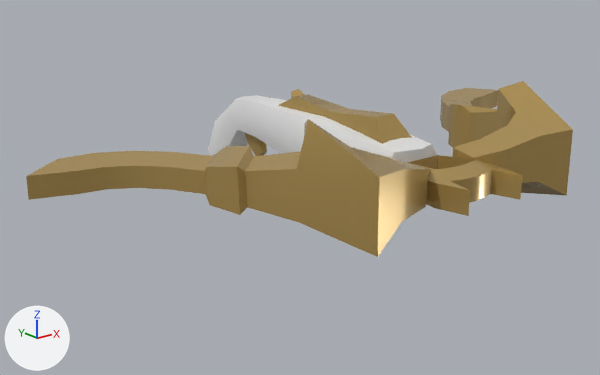
Two versions of the glTF model assets/gear/dungeon/crossbow_rare.glb, one commit apart.
Rendered twice from a 50 mm lens placed at (-0.925, -1.359, 0.368), pointed at (-0.051, -0.266, -0.069). Every picture has the same lights, and +X, +Y and +Z are marked at lower left. The first picture is the older version. Vertices at exactly the same position are counted once.

Before the edit, the objects in view are built like this:
```python
me_cube_4448 = bpy.data.meshes.new('Cube.4448')
me_cube_4448.from_pydata(...)  # 278 vertices, 528 faces; spans x -0.522..0.522, y -0.65..0.09, z -0.114..0.122
# faces by material slot: [120, 408]
me_cube_4448.materials.append(mat_white)  # white #e7e7e7
me_cube_4448.materials.append(mat_gold)  # orange #bb9c5c
ob_crossbow_rare = bpy.data.objects.new('crossbow_rare', me_cube_4448)
ob_crossbow_rare.location = (0.0, 0.0, 0.0)
```
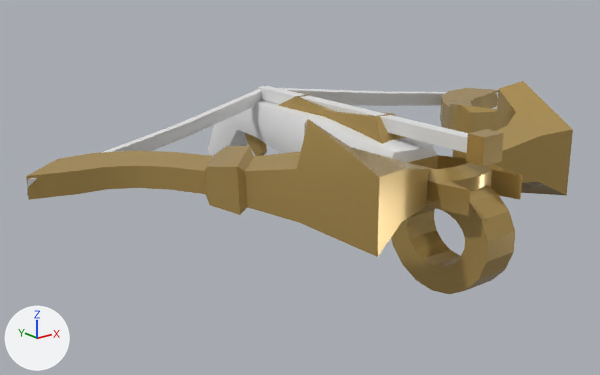
Boxes [x1, y1, x2, y2] around the edits, measured in the pictures (600 x 375 px):
'crossbow_rare', reshaped (21% taller)
    before: [26, 81, 573, 257]
    after: [26, 81, 573, 294]
part 1 of me_cube_4448, added
    after: [258, 86, 468, 153]
part 2 of me_cube_4448, added (orange)
    after: [466, 129, 504, 166]
part 3 of me_cube_4448, added (orange)
    after: [391, 185, 515, 294]
part 4 of me_cube_4448, added
    after: [27, 88, 498, 196]

The change, as a diff of the scene's bpy script:
```diff
--- a/assets/gear/dungeon/crossbow_rare.glb.py
+++ b/assets/gear/dungeon/crossbow_rare.glb.py
@@ me_cube_4448 @@
 # used by ob_crossbow_rare; location = (0.0, 0.0, 0.0)
-me_cube_4448.from_pydata(...)  # 278 vertices, 528 faces; spans x -0.522..0.522, y -0.65..0.09, z -0.114..0.122
+me_cube_4448.from_pydata(...)  # 390 vertices, 738 faces; spans x -0.522..0.522, y -0.666..0.09, z -0.166..0.122
+# me_cube_4448 part 1: a new loose piece, a box spanning x -0.011..0.011, y -0.61..-0.089, z 0.057..0.079, in mat_white (white #e7e7e7)
+# me_cube_4448 part 2: a new loose piece, a box spanning x -0.021..0.021, y -0.64..-0.61, z 0.047..0.089, in mat_gold (orange #bb9c5c)
+# me_cube_4448 part 3: a new loose piece of 76 vertices spanning x -0.031..0.031, y -0.666..-0.467, z -0.166..0.011, in mat_gold (orange #bb9c5c)
+# me_cube_4448 part 4: a new loose piece of 20 vertices spanning x -0.522..0.522, y -0.24..-0.085, z 0.001..0.076, in mat_white (white #e7e7e7)
 me_cube_4448.materials.append(mat_white)
```
